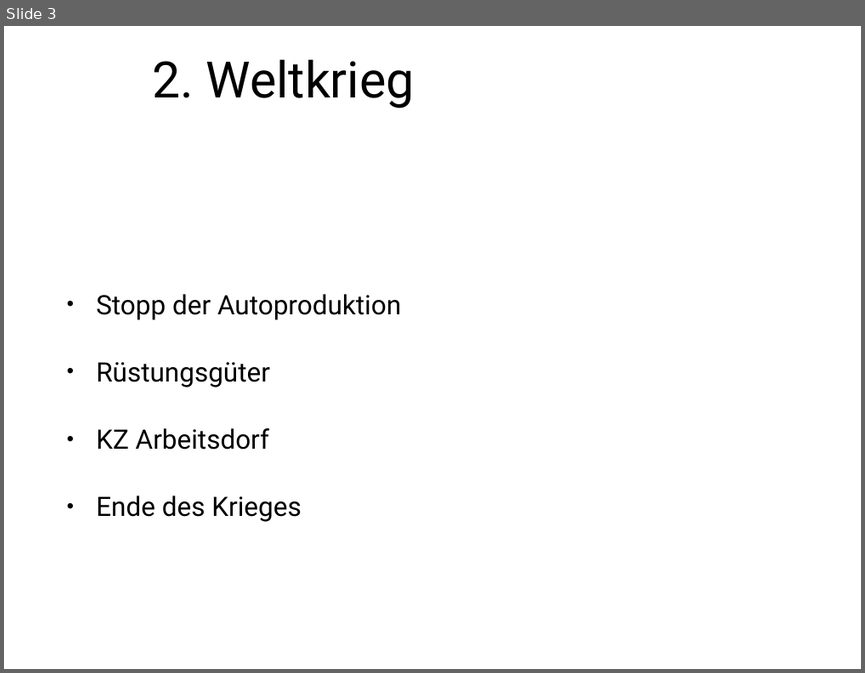
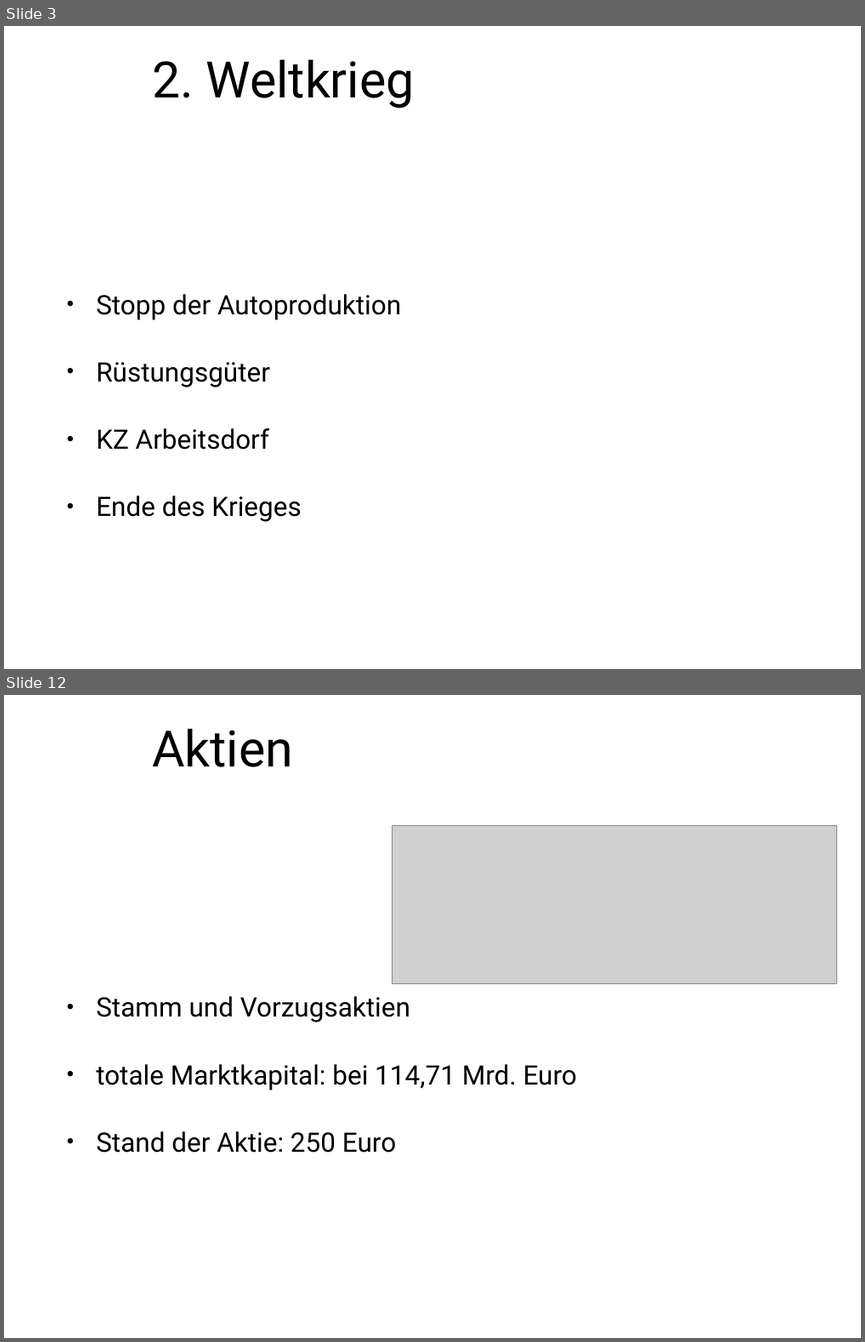
Before and after one commit to hsiegel-tgm/ERPEval, a slide deck: Presentation.pptx. Shown one above the other, each under a label of ours: slide 3 before the commit, slides 3 and 12 after it; the slides between them are not shown. The pictures are 865x673 and 865x1342 pixels, drawn with LibreOffice and Linux fonts; fonts in the diff are those of the drawing; grey boxes stand for pictures; background and template pictures are left out. Boxes give left, top, right and bottom in pixels: in the first picture for what was removed or moved away, otherwise in the second. Text is boxed around its words. In the diff, an @@ line names an element or a change of style, - is before the commit and + after.

```diff
--- a/Presentation.pptx
+++ b/Presentation.pptx
@@ slide 12 added at [4,695,861,1338], background picture (left out) @@
@@ title added at [152,728,293,767], 60 pt, text #000000 @@
+Aktien
@@ picture added at [392,826,837,984] @@
@@ text added at [96,996,577,1152], 32 pt, text #000000 @@
+• Stamm und Vorzugsaktien
+• totale Marktkapital: bei 114,71 Mrd. Euro
+• Stand der Aktie: 250 Euro
```
Also in this commit, not shown: 2 slides changed, 18 other slides added.
